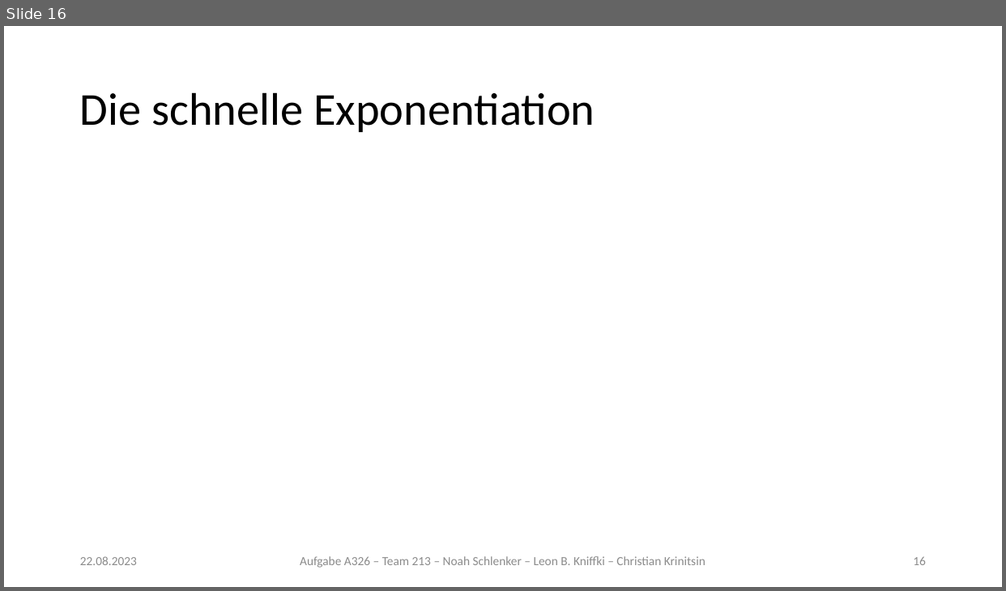
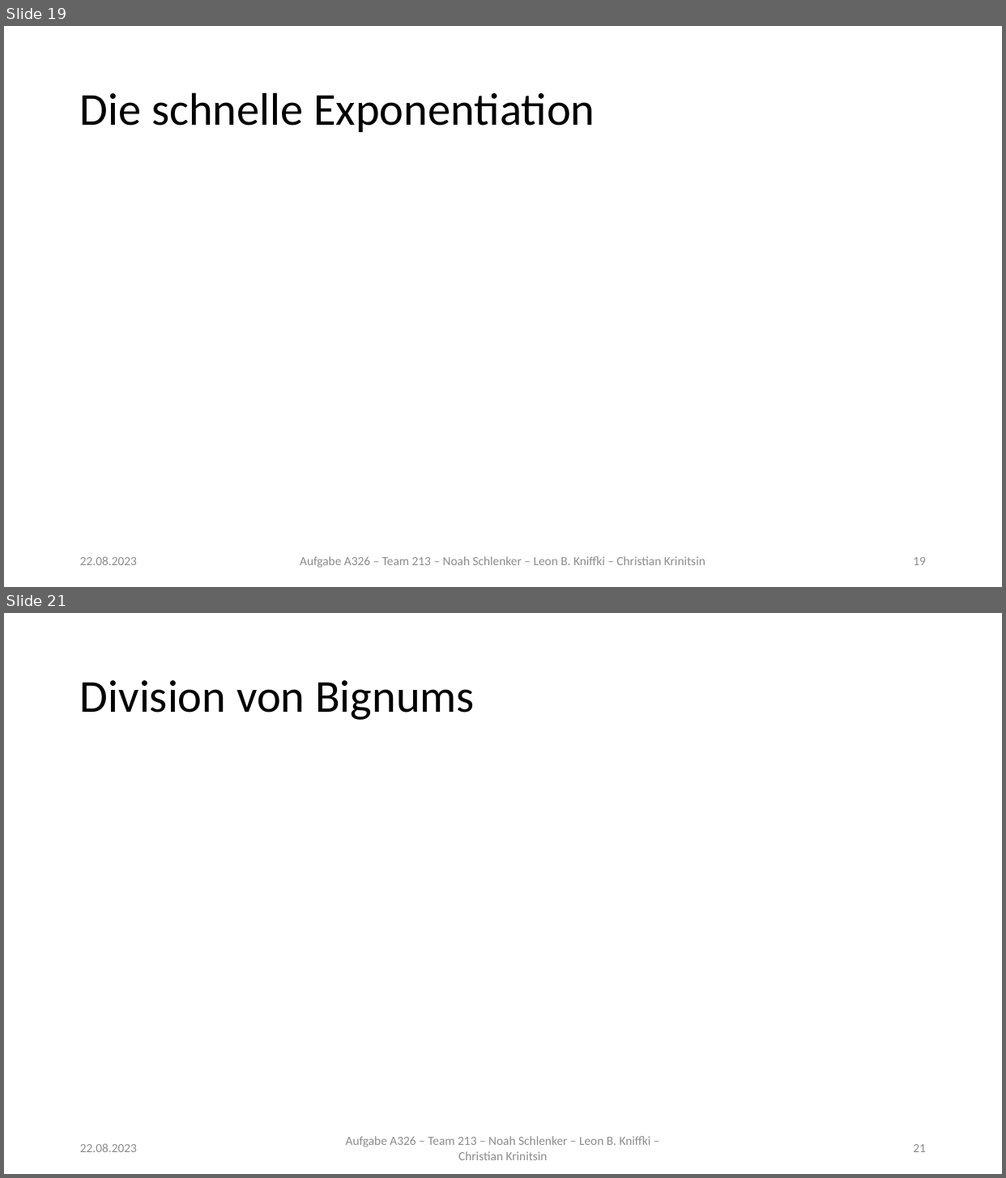
Before and after one commit to noahpy/sqrt2, a slide deck: Vortrag/Vortrag.pptx. Shown one above the other, each under a label of ours: slide 16 before the commit, slides 19 and 21 after it; the slides between them are not shown. The pictures are 1006x591 and 1006x1178 pixels, drawn with LibreOffice and Linux fonts; fonts in the diff are those of the drawing; grey boxes stand for pictures. Boxes give left, top, right and bottom in pixels: in the first picture for what was removed or moved away, otherwise in the second. Text is boxed around its words. In the diff, an @@ line names an element or a change of style, - is before the commit and + after.

```diff
--- a/Vortrag/Vortrag.pptx
+++ b/Vortrag/Vortrag.pptx
@@ slide 21 added at [4,613,1002,1174], background #FFFFFF @@
@@ title added at [80,680,475,720], 44 pt, text #000000 @@
+Division von Bignums
@@ text added at [80,1144,137,1152], 12 pt, text #8C8C8C @@
+22.08.2023
@@ text added at [346,1136,651,1161], 12 pt, text #8C8C8C @@
+Aufgabe A326 – Team 213 – Noah Schlenker – Leon B. Kniffki – Christian Krinitsin
@@ page number added at [913,1144,926,1152], 12 pt, text #8C8C8C @@
+21
@@ what was slide 16 is now slide 19 @@
@@ page number at [913,557,926,565]: text changed @@
-16
+19
```
Also in this commit, not shown: 1 slide changed, 5 other slides added, 1 other file.
